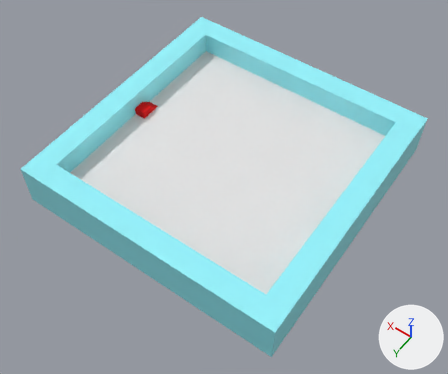
Renders of the glTF model res/models/world.glb from each side of a commit.
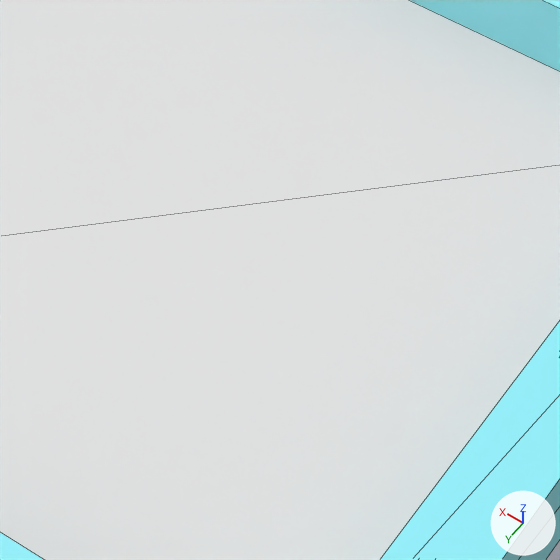
There are two pictures of each version: one whole from a 50 mm lens placed at (-19.51, 28.28, 41.05), pointed at (-0.64, 1.86, -0.47), one close up on the part from 42% to 77% of the width and 26% to 68% of the height. The axes (+X, +Y, +Z) are drawn at lower right. The lights are the same throughout. The last two pictures show the newer version. The close-ups show mesh edges as thin lines. Where no turn or scale is listed for an object, it has been applied to the vertices.
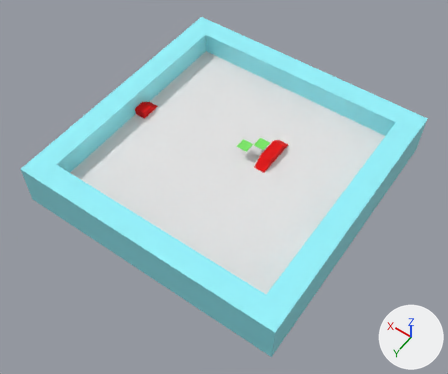
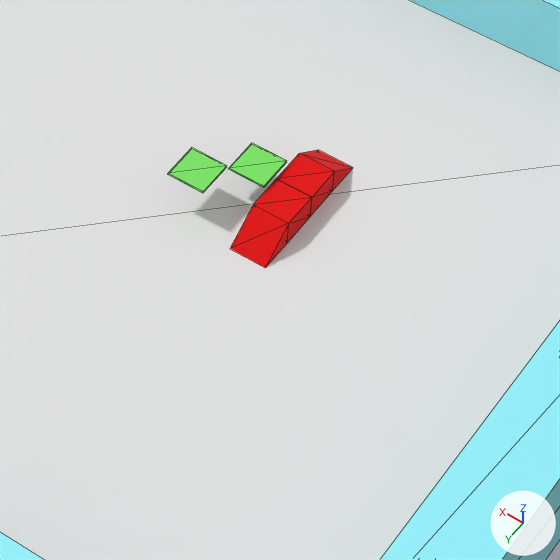
Changed parts and their boxes [x1, y1, x2, y2] in the close-ups (560 x 560 px):
'Cube.007', added (red)
    after: [230, 179, 312, 268]
'Cube.006', added (red)
    after: [277, 150, 353, 216]
'Cube.009', added (green)
    after: [168, 148, 227, 193]
'Cube.008', added (green)
    after: [228, 143, 287, 188]

What the commit changed:
Material 'Plat' (mat_plat) is new.
Its base color is (0.191, 0.8, 0.122) (green #79e762).
Mesh me_cube_008 is new.
It is a box spanning x -0.5..0.5, y -0.5..0.5, z -0.025..0.025.
It uses material mat_plat (green #79e762).
Mesh me_cube_005 is new.
It has 10 vertices, 18 faces and spans x -1.0..1.0, y -2.87..1.0, z -1.0..0.43.
It uses material mat_material_004 (red #e70000).
Object 'Cube.009' (ob_cube_009) is new; it shows me_cube_008.
Its location is (-0.67, -1.11, 2.12).
Object 'Cube.008' (ob_cube_008) is new; it shows a copy of me_cube_008.
Its location is (-1.61, -2.28, 1.85).
Object 'Cube.007' (ob_cube_007) is new; it shows me_cube_005.
Its location is (-2.65, -1.79, 1.5).
Its rotation in degrees is (0, 0, -180).
Its scale is (0.5, 0.5, 0.5).
Object 'Cube.006' (ob_cube_006) is new; it shows me_cube_005.
Its location is (-2.65, -2.79, 1.5).
Its scale is (0.5, 0.5, 0.5).
